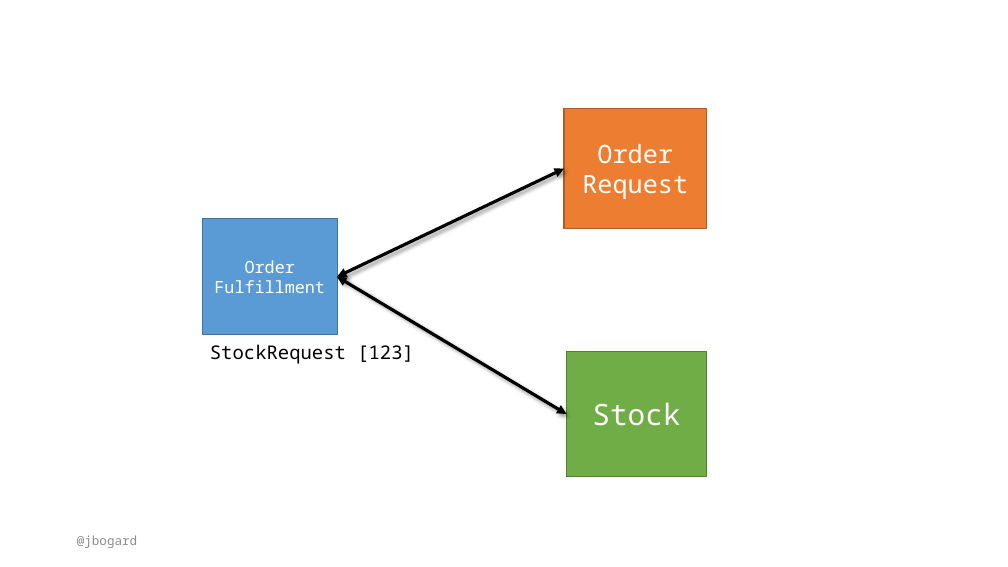
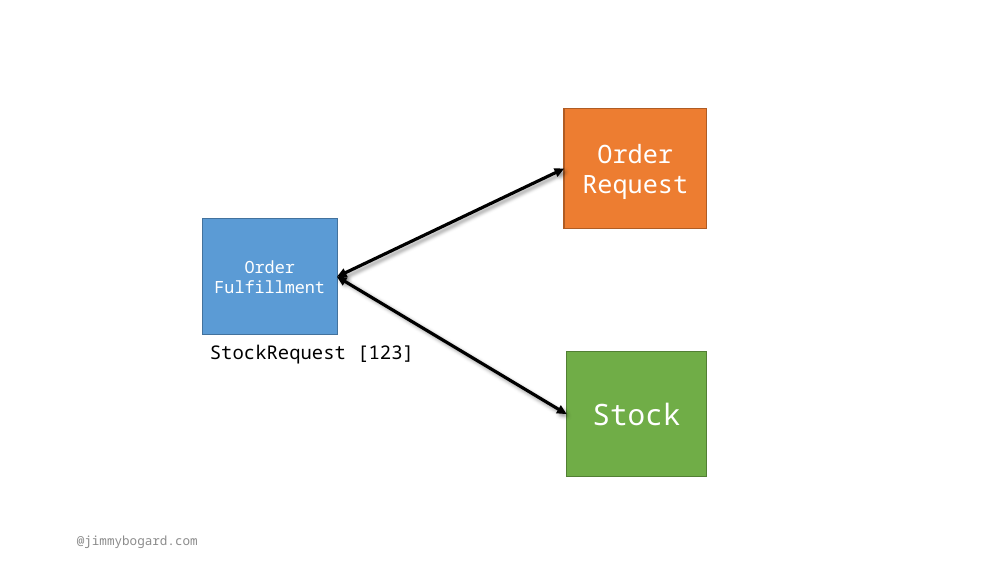
Before and after one commit to jbogard/presentations, a slide deck: slide 78 of ConsistencyAndAgreementInMicroservices/ConsistencyAndAgreementInMicroservices.pptx. Drawn at 1008x567 pixels with LibreOffice and Linux fonts; fonts in the diff are those of the drawing. Boxes give left, top, right and bottom in pixels: in the first picture for what was removed or moved away, otherwise in the second. Text is boxed around its words. In the diff, an @@ line names an element or a change of style, - is before the commit and + after.

Commit message:
Updates

```diff
--- a/ConsistencyAndAgreementInMicroservices/ConsistencyAndAgreementInMicroservices.pptx
+++ b/ConsistencyAndAgreementInMicroservices/ConsistencyAndAgreementInMicroservices.pptx
@@ text at bbox=[77, 535, 198, 548]: text changed @@
-@jbogard
+@jimmybogard.com
```
Also in this commit, not shown: 112 other slides changed.
